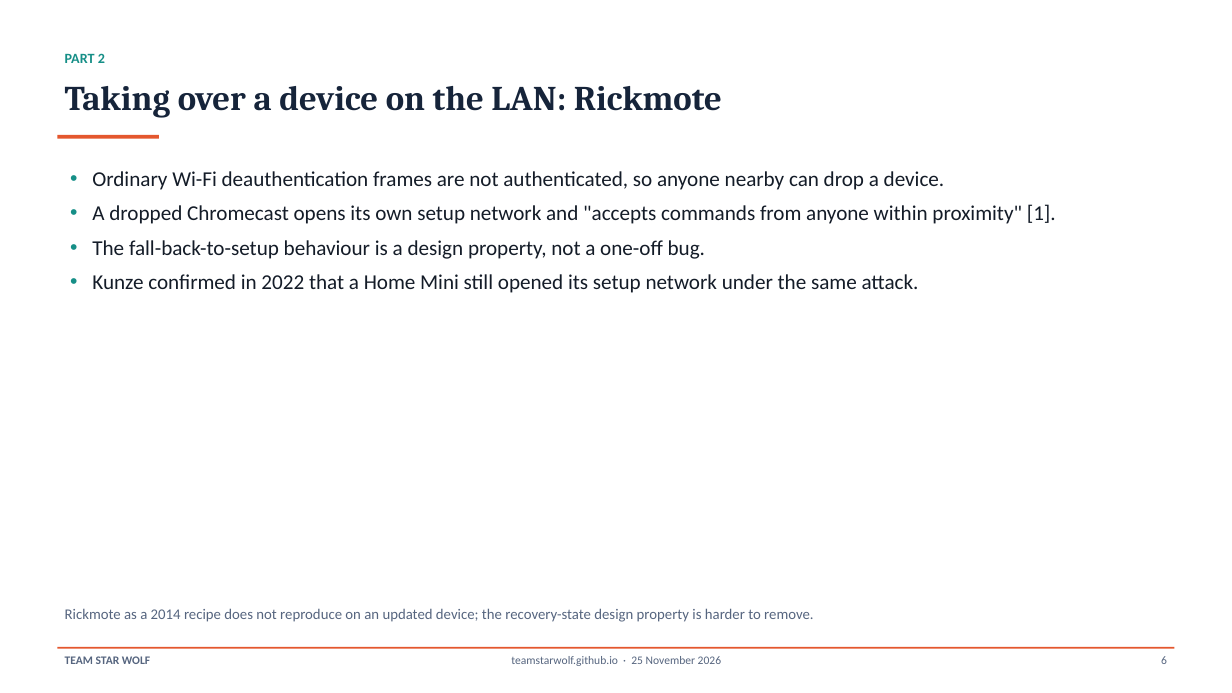
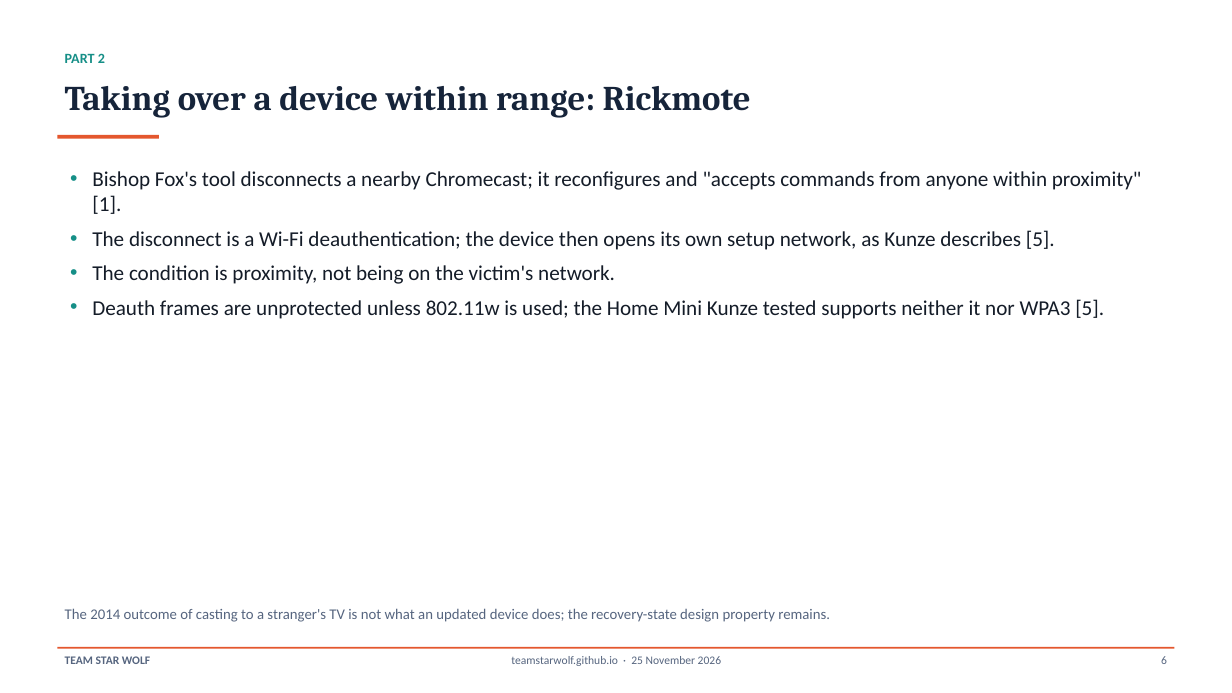
Before and after one commit to TeamStarWolf/TeamStarWolf, a slide deck: slide 6 of case-studies/slides/Casting_Home_Network_Case_Study.pptx. Drawn at 1232x693 pixels with LibreOffice and Linux fonts; fonts in the diff are those of the drawing. Boxes give left, top, right and bottom in pixels: in the first picture for what was removed or moved away, otherwise in the second. Text is boxed around its words. In the diff, an @@ line names an element or a change of style, - is before the commit and + after.

```diff
--- a/case-studies/slides/Casting_Home_Network_Case_Study.pptx
+++ b/case-studies/slides/Casting_Home_Network_Case_Study.pptx
@@ text at bbox=[65, 86, 751, 118]: text changed @@
-Taking over a device on the LAN: Rickmote
+Taking over a device within range: Rickmote
@@ text at bbox=[92, 171, 1142, 319]: text changed @@
-• Ordinary Wi-Fi deauthentication frames are not authenticated, so anyone nearby can drop a device.
-• A dropped Chromecast opens its own setup network and "accepts commands from anyone within proximity" [1].
-• The fall-back-to-setup behaviour is a design property, not a one-off bug.
-• Kunze confirmed in 2022 that a Home Mini still opened its setup network under the same attack.
+• Bishop Fox's tool disconnects a nearby Chromecast; it reconfigures and "accepts commands from anyone within proximity" [1].
+• The disconnect is a Wi-Fi deauthentication; the device then opens its own setup network, as Kunze describes [5].
+• The condition is proximity, not being on the victim's network.
+• Deauth frames are unprotected unless 802.11w is used; the Home Mini Kunze tested supports neither it nor WPA3 [5].
@@ text at bbox=[65, 608, 830, 622]: text changed @@
-Rickmote as a 2014 recipe does not reproduce on an updated device; the recovery-state design property is harder to remove.
+The 2014 outcome of casting to a stranger's TV is not what an updated device does; the recovery-state design property remains.
```
Also in this commit, not shown: 11 other slides changed, 12 other files.
